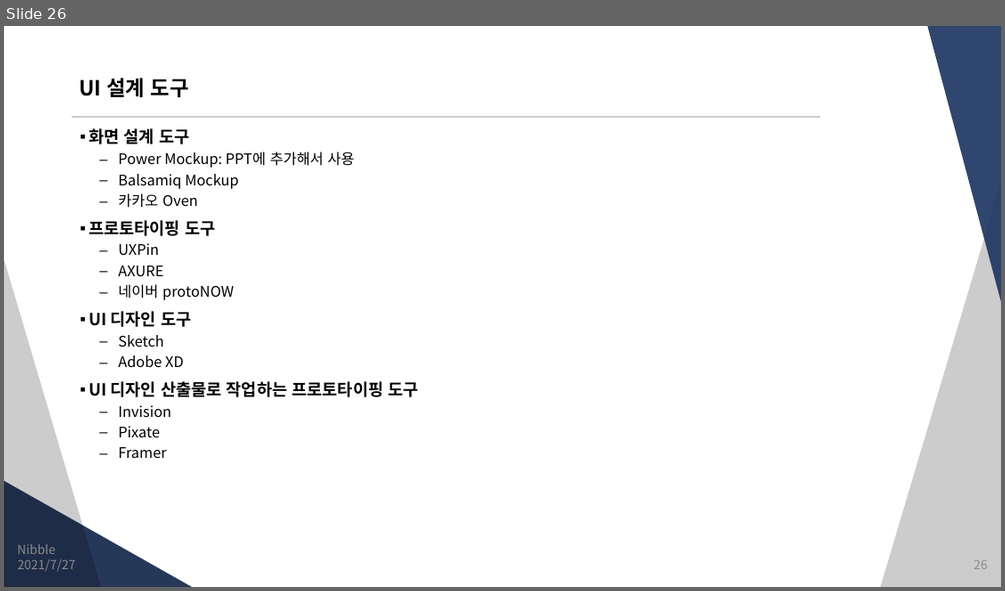
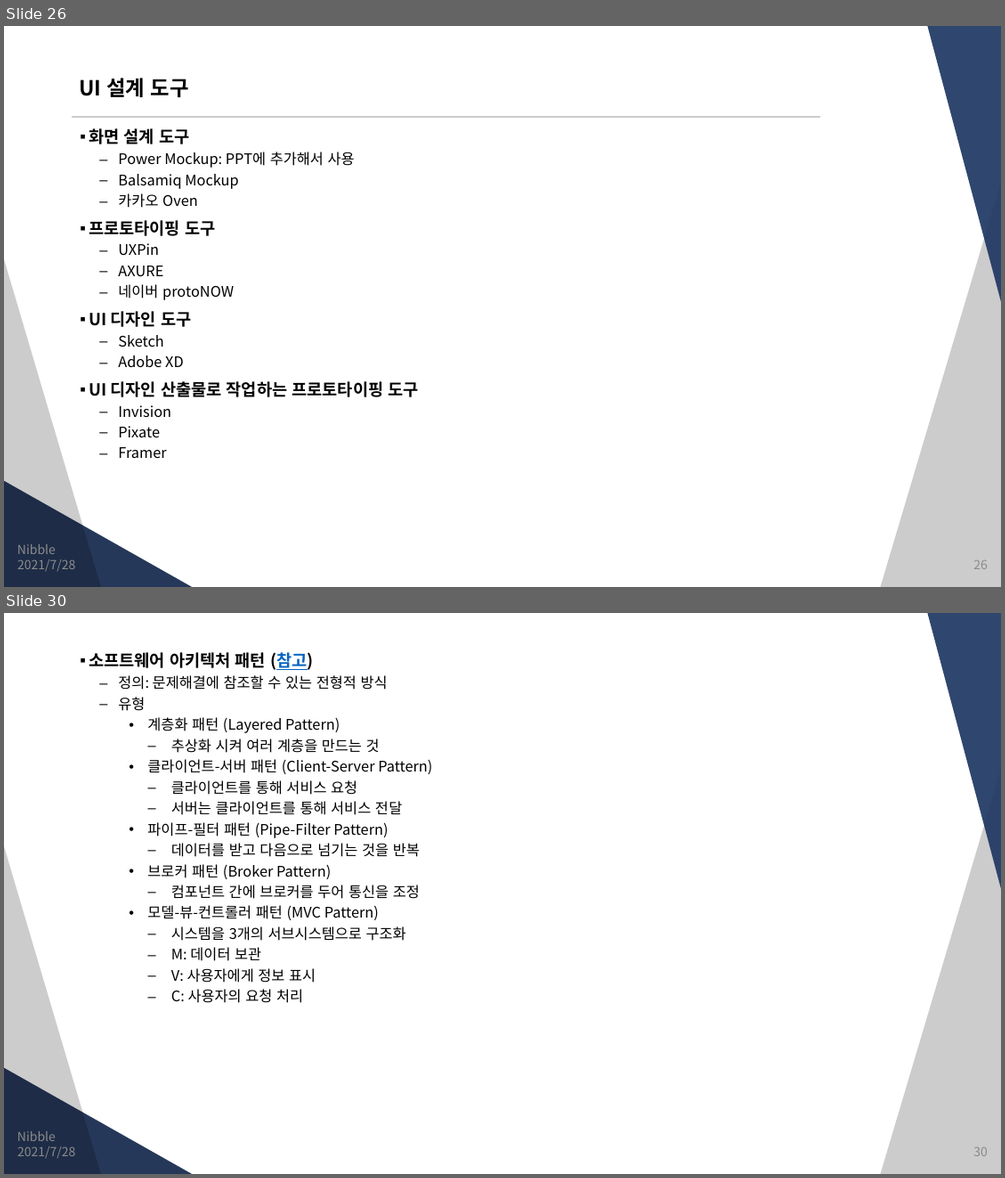
Before and after one commit to JungSangHyeon/2021-TIL, a slide deck: 정보처리기사/정보처리기사.pptx. Shown one above the other, each under a label of ours: slide 26 before the commit, slides 26 and 30 after it; the slides between them are not shown. The pictures are 1005x591 and 1005x1178 pixels, drawn with LibreOffice and Linux fonts; fonts in the diff are those of the drawing. Boxes give left, top, right and bottom in pixels: in the first picture for what was removed or moved away, otherwise in the second. Text is boxed around its words. In the diff, an @@ line names an element or a change of style, - is before the commit and + after.

```diff
--- a/정보처리기사/정보처리기사.pptx
+++ b/정보처리기사/정보처리기사.pptx
@@ slide 30 added at <box>4,613,1001,1174</box>, background #FFFFFF; not listed: 4 template elements that a slide beside it also shows @@
@@ text added at <box>89,652,432,1003</box>, 14 pt, text #000000 @@
+▪ 소프트웨어 아키텍처 패턴 (참고)
+  – 정의: 문제해결에 참조할 수 있는 전형적 방식
+  – 유형
+    • 계층화 패턴 (Layered Pattern)
+      – 추상화 시켜 여러 계층을 만드는 것
+    • 클라이언트-서버 패턴 (Client-Server Pattern)
+      – 클라이언트를 통해 서비스 요청
+      – 서버는 클라이언트를 통해 서비스 전달
+    • 파이프-필터 패턴 (Pipe-Filter Pattern)
+      – 데이터를 받고 다음으로 넘기는 것을 반복
+    • 브로커 패턴 (Broker Pattern)
+      – 컴포넌트 간에 브로커를 두어 통신을 조정
+    • 모델-뷰-컨트롤러 패턴 (MVC Pattern)
+      – 시스템을 3개의 서브시스템으로 구조화
+      – M: 데이터 보관
+      – V: 사용자에게 정보 표시
+      – C: 사용자의 요청 처리
@@ text added at <box>17,1131,56,1141</box>, 12 pt, text #8C8C8C @@
+Nibble
@@ text added at <box>17,1146,75,1159</box>, 12 pt, text #8C8C8C @@
+2021/7/28
@@ page number added at <box>973,1147,987,1156</box>, 12 pt, text #8C8C8C @@
+30
@@ slide 26 changed as well @@
@@ text at <box>17,559,75,572</box>: text changed @@
-2021/7/27
+2021/7/28
```
Also in this commit, not shown: 24 other slides changed, 7 other slides added.
